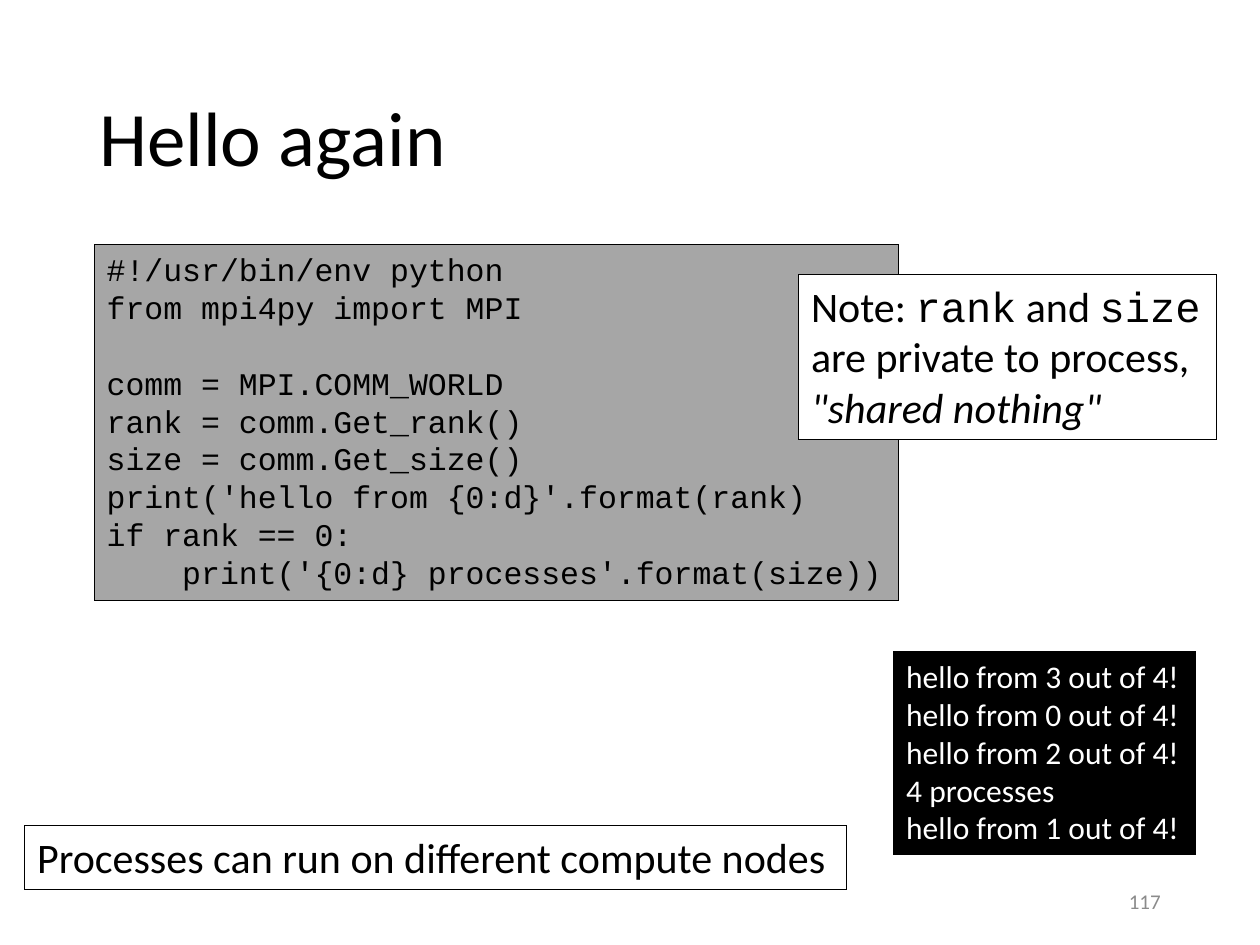
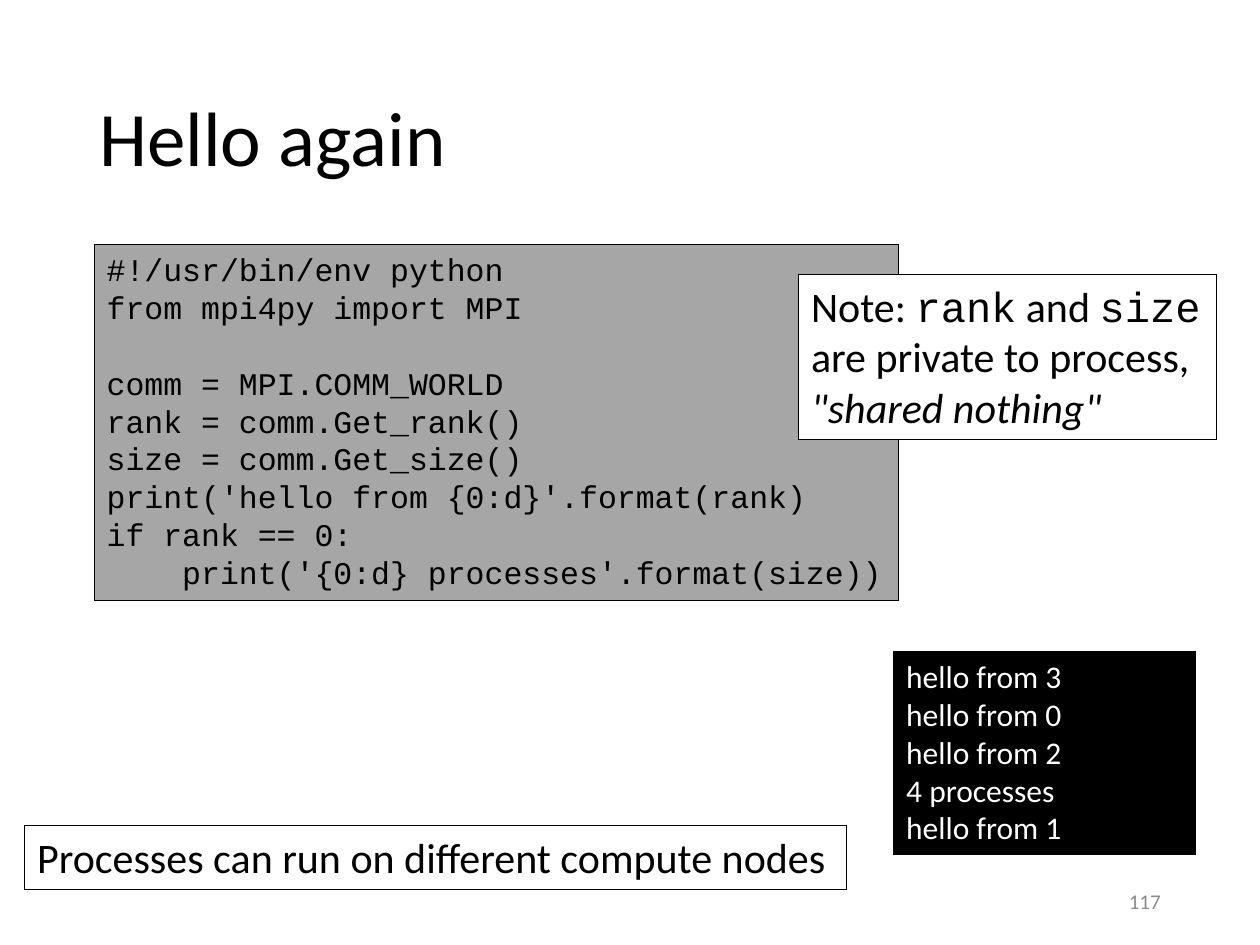
Before and after one commit to gjbex/training-material, a slide deck: slide 117 of Python/python_hpc.pptx. Drawn at 1260x945 pixels with LibreOffice and Linux fonts; fonts in the diff are those of the drawing. Boxes give left, top, right and bottom in pixels: in the first picture for what was removed or moved away, otherwise in the second. Text is boxed around its words. In the diff, an @@ line names an element or a change of style, - is before the commit and + after.

```diff
--- a/Python/python_hpc.pptx
+++ b/Python/python_hpc.pptx
@@ text in rectangle at [906,666,1061,765]: text changed @@
-hello from 3 out of 4!
-hello from 0 out of 4!
-hello from 2 out of 4!
+hello from 3
+hello from 0
+hello from 2
@@ text in rectangle at [906,817,1061,840]: text changed @@
-hello from 1 out of 4!
+hello from 1
```
Also in this commit, not shown: 20 other slides changed.
